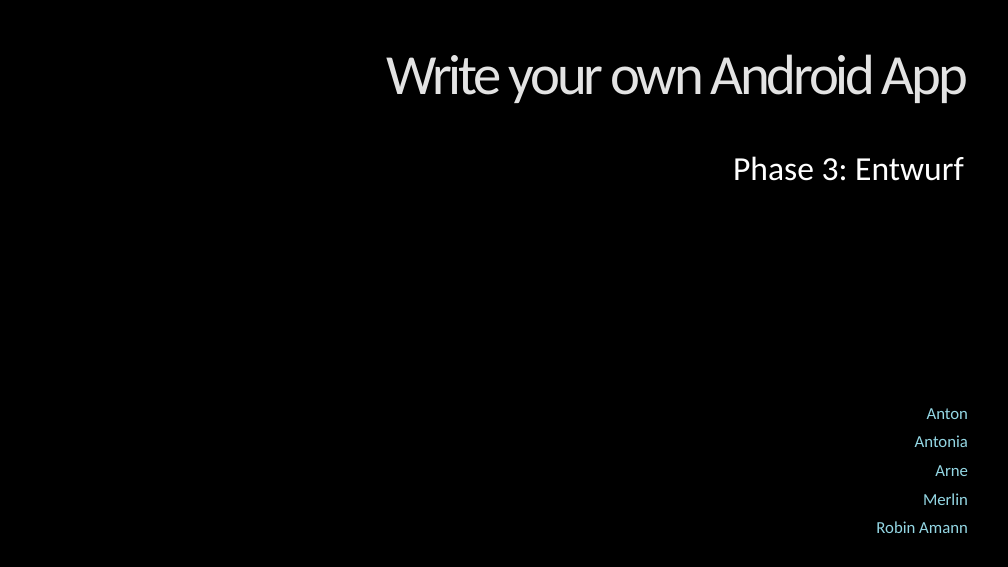
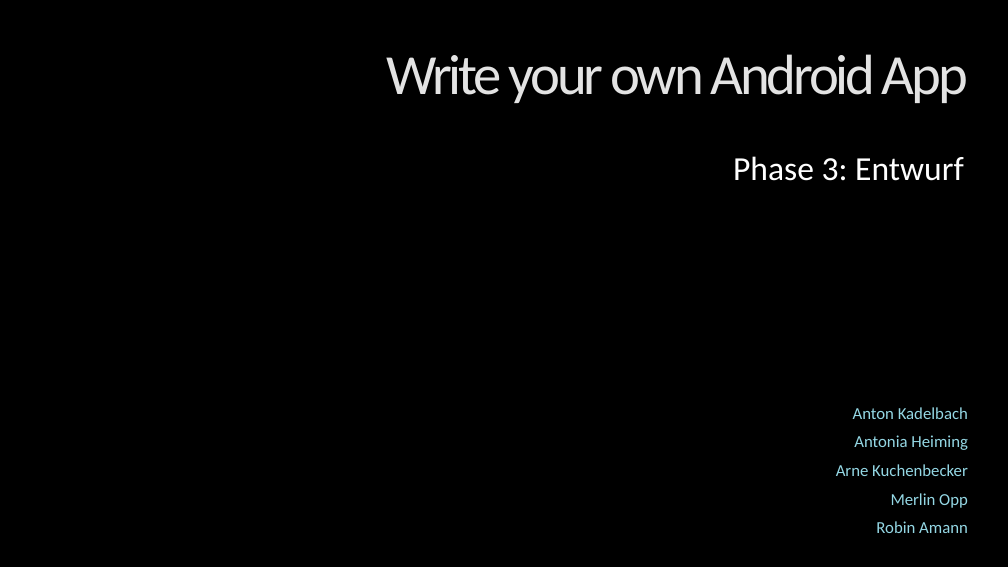
Before and after one commit to kittyahy/PSEAppGruppe2, a slide deck: slide 1 of Entwurf/Entwurf Präsentation.pptx. Drawn at 1008x567 pixels with LibreOffice and Linux fonts; fonts in the diff are those of the drawing; background and template pictures are left out. Boxes give left, top, right and bottom in pixels: in the first picture for what was removed or moved away, otherwise in the second. Text is boxed around its words. In the diff, an @@ line names an element or a change of style, - is before the commit and + after.

Commit message:
Added names to the presentation

```diff
--- a/Entwurf/Entwurf Präsentation.pptx
+++ b/Entwurf/Entwurf Präsentation.pptx
@@ subtitle at box(836, 407, 968, 508): text changed @@
-Anton
-Antonia
-Arne
-Merlin
+Anton Kadelbach
+Antonia Heiming
+Arne Kuchenbecker
+Merlin Opp
```
